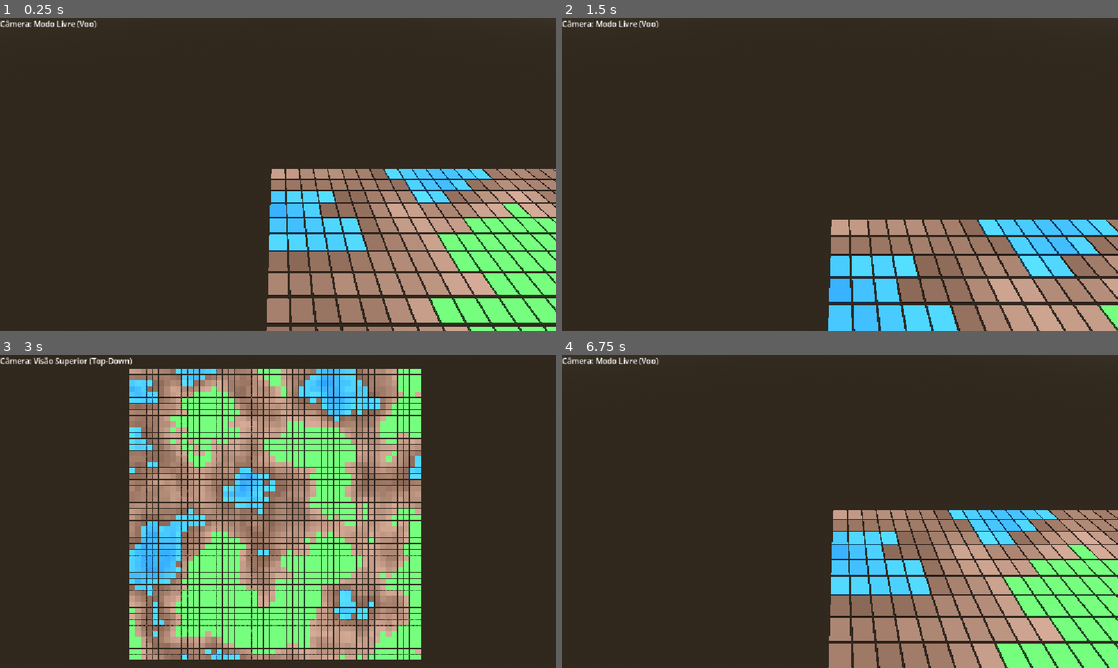
Above: before the commit, frames 1-4 (two rows, left to right).
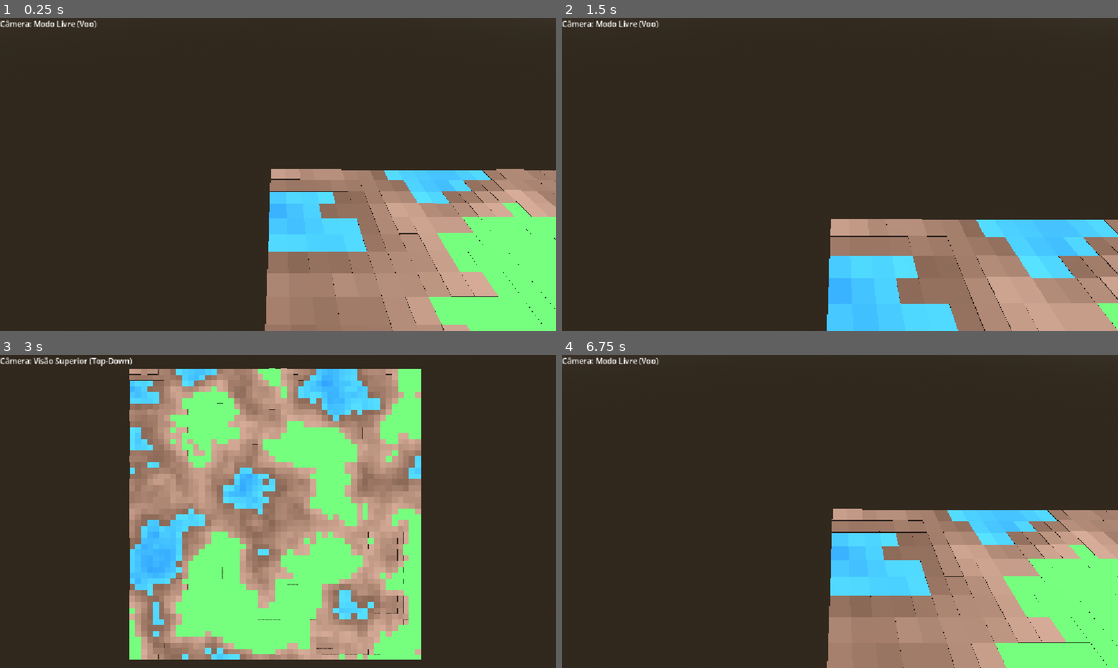
Above: after the commit, the same moments.

Repository: Henrique-apassos/agente-busca
Game: Godot game, scene res://mundo.tscn
Two runs of this game, one before a commit and one after it. Both use one fixed random seed, a clock stepped at 60 frames per second and the inputs below.
Inputs (mouse positions are in pixels of both pictures, inside the frame that each line leads up to):
- Up to frame 1 (0.25 s): no input
- Up to frame 2 (1.5 s): tap Enter at 0.5 s; move the mouse to (867, 174) at 0.52 s; hold R 0.53-1.28 s; hold W from 0.53 s (still down); click (867, 174) at 0.67 s; tap Space at 0.77, 1.25 s; move the mouse to (812, 174) at 1.27 s; tap Ctrl at 1.35 s
- Up to frame 3 (3 s): keep holding W; tap Space at 1.52, 2.75 s; tap Enter at 2 s; move the mouse to (289, 505) at 2.02 s; hold Shift 2.03-2.78 s; move the mouse to (272, 517) at 2.77 s; tap C at 2.85 s; click (272, 517) at 2.92 s
- Up to frame 4 (6.75 s): tap Space at 3.02, 3.77, 4.25, 4.52, 6.02 s; tap Enter at 3.5 s; move the mouse to (1006, 558) at 3.52 s; release W at 3.53 s; hold R 3.53-4.28 s; hold A 3.53-5.03 s; move the mouse to (673, 464) at 4.27 s; tap Ctrl at 4.35 s; move the mouse to (867, 511) at 5.02 s; hold S 5.03-5.78 s; hold Shift 5.03-5.78 s; click (867, 511) at 5.17 s; move the mouse to (756, 433) at 5.77 s; hold D 5.78-6.53 s; tap C at 5.85 s; move the mouse to (867, 511) at 6.52 s; hold W from 6.53 s (still down); hold R from 6.53 s (still down)

The runs differ from the first frame. In frame 1, 5.5% of the frame differs, in the area x 47-100%, y 48-100%; in frame 2, 3.4%; in frame 3, 9.8%, in the area x 23-76%, y 4-98%; in frame 4, 4.4%.

Commit message:
Feat: Adição de desnível ao cenário

Diff:
--- a/grid_manager.gd
+++ b/grid_manager.gd
@@ -3,6 +3,7 @@
 @export var grid_width: int = 50
 @export var grid_depth: int = 50
 @export var cell_spacing: float = 1.0
+@export var elevation_scale: float = 0.25 # Controla o quão alto o terreno pode chegar
 
 # Controles de Geração (Aparecem no Inspetor)
 @export var noise_scale: float = 0.25
@@ -33,12 +34,15 @@
 			var terrain_type = ""
 			var color = Color()
 			var move_weight = 1.0
+			var stepped_noise = snapped(noise_val, 0.1)
+			var y_pos = stepped_noise * elevation_scale
 
 			# LÓGICA DE BORDAS: Lemos do mais profundo para o mais raso
 			if noise_val < water_level:
 				# É ÁGUA (O núcleo mais profundo)
 				terrain_type = "water"
-
+				# Água fica plana (todas as células de água na mesma altura base)
+				y_pos = water_level * elevation_scale
 				# Calcula o quão profunda a água é (de 0 a 1)
 				var depth = inverse_lerp(water_level, -1.0, noise_val)
 				move_weight = lerp(3.0, 8.0, depth)
@@ -49,6 +53,8 @@
 			elif noise_val < mud_level:
 				# É LAMA (A borda em volta da água, antes da grama)
 				terrain_type = "mud"
+				# Lama sobe gradualmente acompanhando o ruído
+				y_pos = noise_val * elevation_scale
 
 				# Calcula a umidade da lama (mais perto da água = mais úmido/pesado)
 				# inverse_lerp aqui vai de mud_level (seco/0) até water_level (úmido/1)
@@ -61,6 +67,9 @@
 			else:
 				# É GRAMA (O restante do mapa, parte mais alta/seca)
 				terrain_type = "grass"
+				# Grama sobe gradualmente acompanhando o ruído
+				var height_curve = pow(noise_val, 3.0)
+				y_pos = height_curve * elevation_scale
 				move_weight = 1.0
 				# Um verde estilo pixel art
 				color = Color("53b34f")
@@ -68,7 +77,7 @@
 			# SALVA NA MATRIZ LÓGICA
 			var cell_data = {
 				"grid_pos": Vector2(x, z),
-				"world_pos": Vector3(x * cell_spacing, 0, z * cell_spacing),
+				"world_pos": Vector3(x * cell_spacing, y_pos, z * cell_spacing),
 				"terrain": terrain_type,
 				"weight": move_weight,
 				"g_cost": 0,
@@ -79,6 +88,6 @@
 
 			# APLICA AO VISUAL
 			var index = x * grid_depth + z
-			var transform = Transform3D().translated(cell_data.world_pos)
-			multi_mesh.set_instance_transform(index, transform)
+			var cell_transform = Transform3D().translated(cell_data.world_pos)
+			multi_mesh.set_instance_transform(index, cell_transform)
 			multi_mesh.set_instance_color(index, color)
--- a/mundo.tscn
+++ b/mundo.tscn
@@ -24,7 +24,7 @@
 
 [sub_resource type="BoxMesh" id="BoxMesh_fwvjn"]
 material = SubResource("StandardMaterial3D_lgngo")
-size = Vector3(0.9, 0.1, 0.9)
+size = Vector3(1, 0.1, 1)
 
 [sub_resource type="MultiMesh" id="MultiMesh_ncwlc"]
 transform_format = 1
